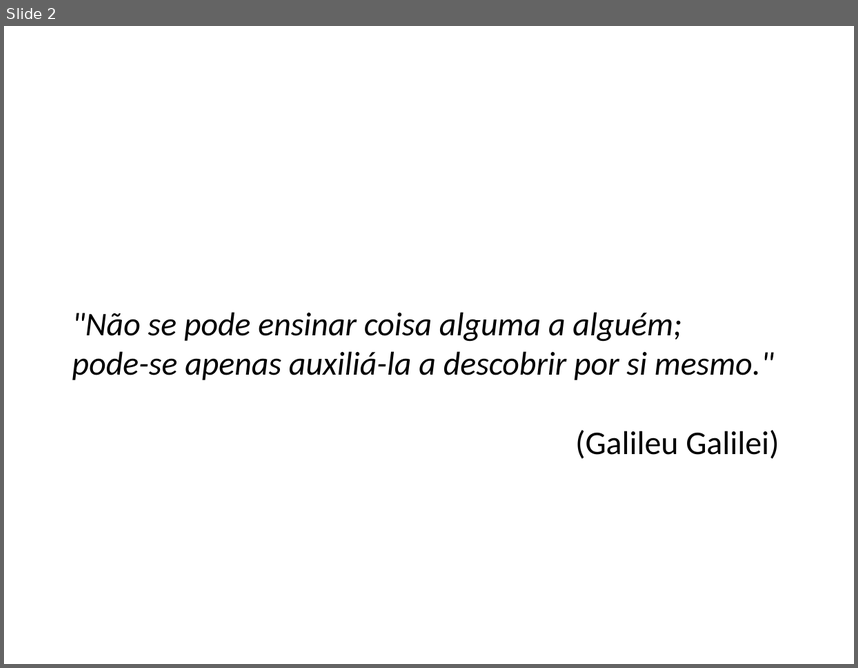
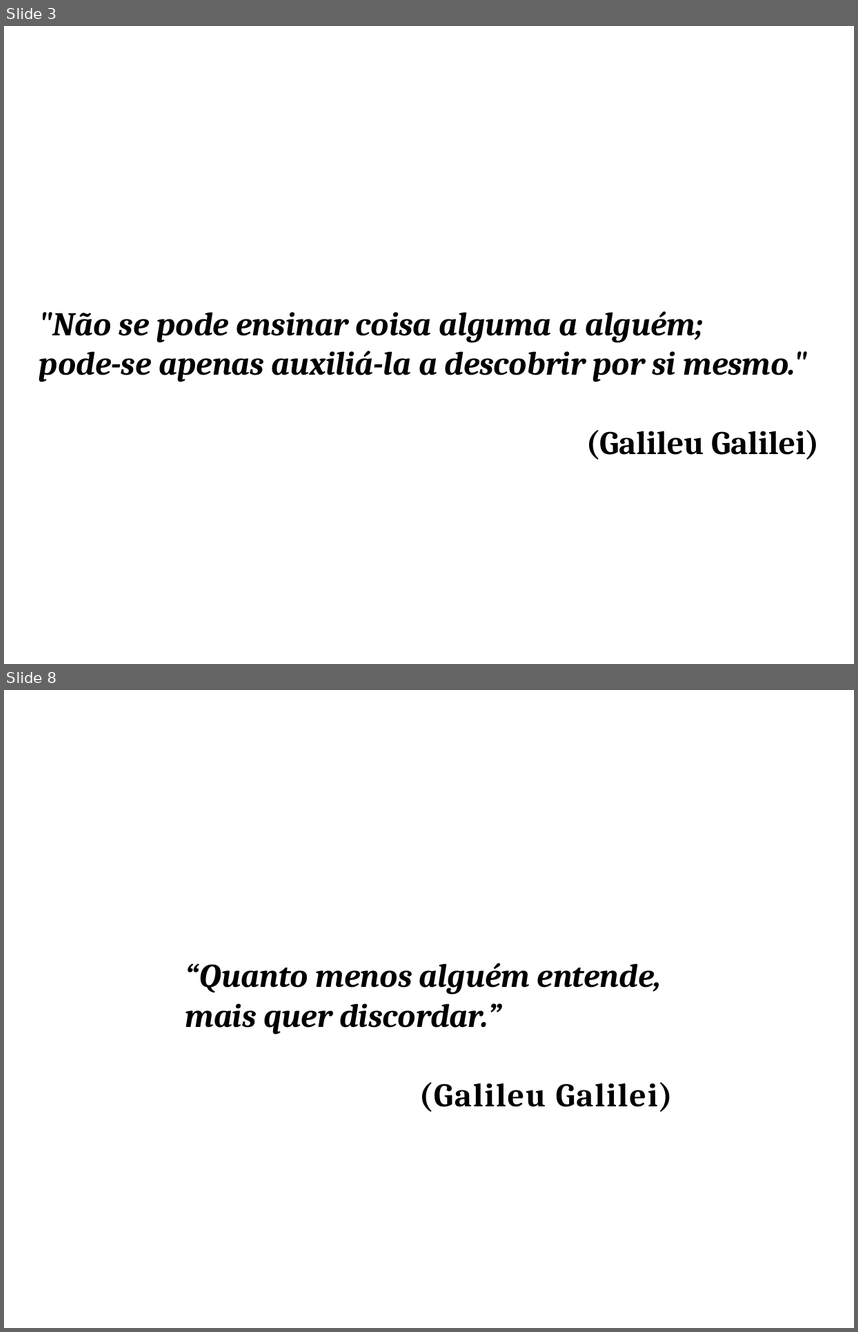
Before and after one commit to mptrv/pagina-pessoal, a slide deck: apresentacoes/frases.pptx. Shown one above the other, each under a label of ours: slide 2 before the commit, slides 3 and 8 after it; the slides between them are not shown. The pictures are 858x668 and 858x1332 pixels, drawn with LibreOffice and Linux fonts; fonts in the diff are those of the drawing. Boxes give left, top, right and bottom in pixels: in the first picture for what was removed or moved away, otherwise in the second. Text is boxed around its words. In the diff, an @@ line names an element or a change of style, - is before the commit and + after.

Commit message:
Mais frases na apresentação.

```diff
--- a/apresentacoes/frases.pptx
+++ b/apresentacoes/frases.pptx
@@ slide 8 added at bbox=[4, 690, 854, 1328], background #FFFFFF @@
@@ text added at bbox=[185, 963, 673, 1112], 28 pt, text #000000, bold, italic @@
+“Quanto menos alguém entende, mais quer discordar.”
+(Galileu Galilei)
@@ what was slide 2 is now slide 3 @@
@@ slide 3 changed as well @@
@@ text ""Não se pode ensinar coisa ...": place and size @@
-text ""Não se pode ensinar coisa ..." at bbox=[72, 312, 779, 459]
+text ""Não se pode ensinar coisa ..." at bbox=[39, 311, 820, 459]
@@ text ""Não se pode ensinar coisa ..." at bbox=[39, 311, 820, 459]: font Calibri to Cambria, bold on @@
```
Also in this commit, not shown: 1 other slide changed, 5 other slides added.
